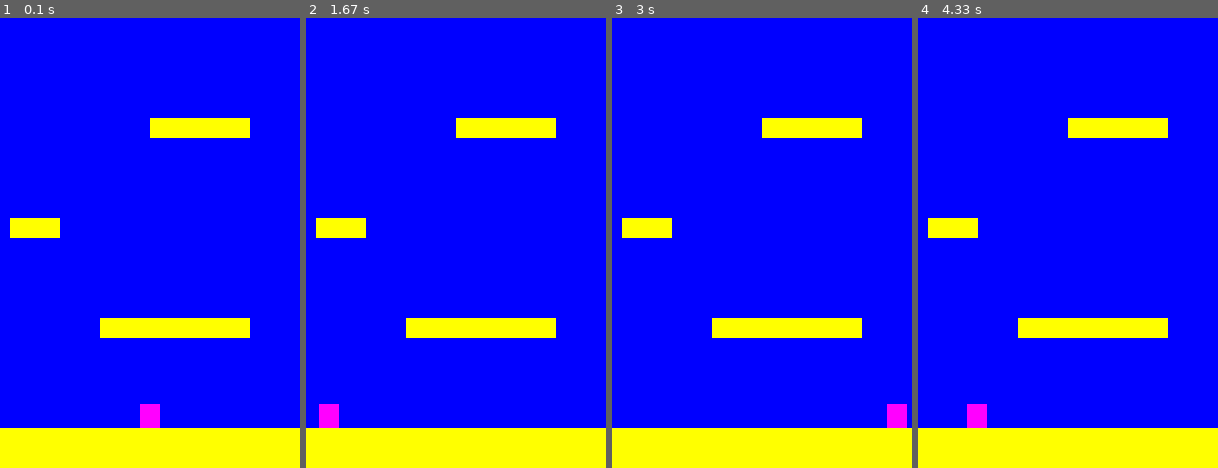
Above: before the commit, frames 1-4 (left to right).
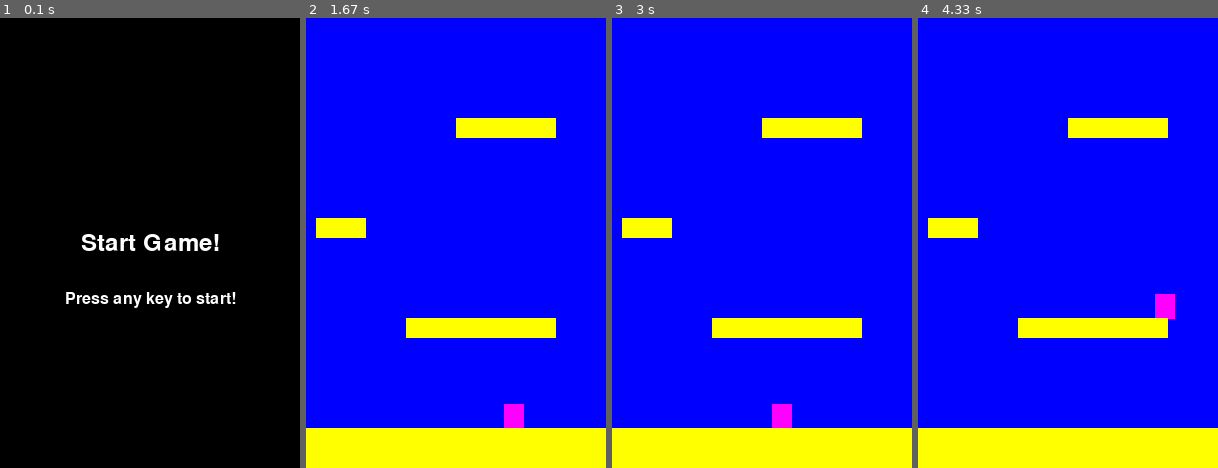
Above: after the commit, the same moments.

Repository: Calum-Johnston/pygame_2d_platformer
Game: pygame game, started from main.py
Two runs of this game, one before a commit and one after it. Both use one fixed random seed, a clock stepped at 60 frames per second and the inputs below.
Inputs:
- Up to frame 1 (0.1 s): no input
- Up to frame 2 (1.67 s): hold Right 0.33-0.8 s; hold Right 0.83-1.3 s; hold Left from 1.33 s (still down)
- Up to frame 3 (3 s): release Left at 1.87 s; hold Left 1.9-2.3 s; hold Right 2.33-2.97 s
- Up to frame 4 (4.33 s): hold Left 3-3.47 s; hold Right 3.5-3.97 s; tap Space at 3.57, 3.87, 4.07 s; hold Right from 4 s (still down)

The runs differ from the first frame. In frame 1, 100% of the frame differs, in the area x 0-100%, y 0-100%; in frame 2, 0.7%; in frame 3, 0.7%; in frame 4, 0.7%.

Commit message:
Added death to the game, began implementing a camera

Diff:
--- /dev/null
+++ b/camera.py
@@ -0,0 +1,6 @@
+import pygame
+from settings import *
+
+class Camera():
+
+    def __init__(self):
--- a/main.py
+++ b/main.py
@@ -80,6 +80,10 @@
                 if(pt.rect.top >= HEIGHT):
                     pt.kill()
 
+        # If player falls out of the screen, end game
+        if(self.player.rect.top > HEIGHT):
+            self.gameinstance = False
+
 
     """ Display everything to the screen for the game. """
     def draw(self):
@@ -91,8 +95,7 @@
 class splashScreen():
     def __init__(self, typeScreen):
         if typeScreen == "Start":
-            #self.startSplash()
-            pass
+            self.startSplash()
         elif typeScreen == "End":
             self.endSplash()
 
@@ -102,11 +105,17 @@
         while(self.wait):
             for event in pygame.event.get():
                 if event.type == pygame.QUIT:
-                    wait = False
+                    self.wait = False
                     running = False
                 if event.type == pygame.KEYUP:
-                    wait = False
+                    self.wait = False
             clock.tick(FPS)
+
+    def drawStartSplash(self):
+        screen.fill(BLACK)
+        self.drawText("Start Game!", WIDTH / 2, HEIGHT / 2, 36, WHITE)
+        self.drawText("Press any key to start!", WIDTH / 2, HEIGHT * 5 / 8, 24, WHITE)
+        pygame.display.flip()
 
     def endSplash(self):
         self.drawEndSplash()
@@ -116,6 +125,7 @@
                 if event.type == pygame.QUIT:
                     self.wait = False
                     running = False
+                    print(running)
                 if event.type == pygame.KEYUP:
                     print("hi")
                     self.wait = False
@@ -141,4 +151,4 @@
 while(running):
     splashScreen("Start")
     game = Game()
-    running = splashScreen("End")
+    splashScreen("End")
